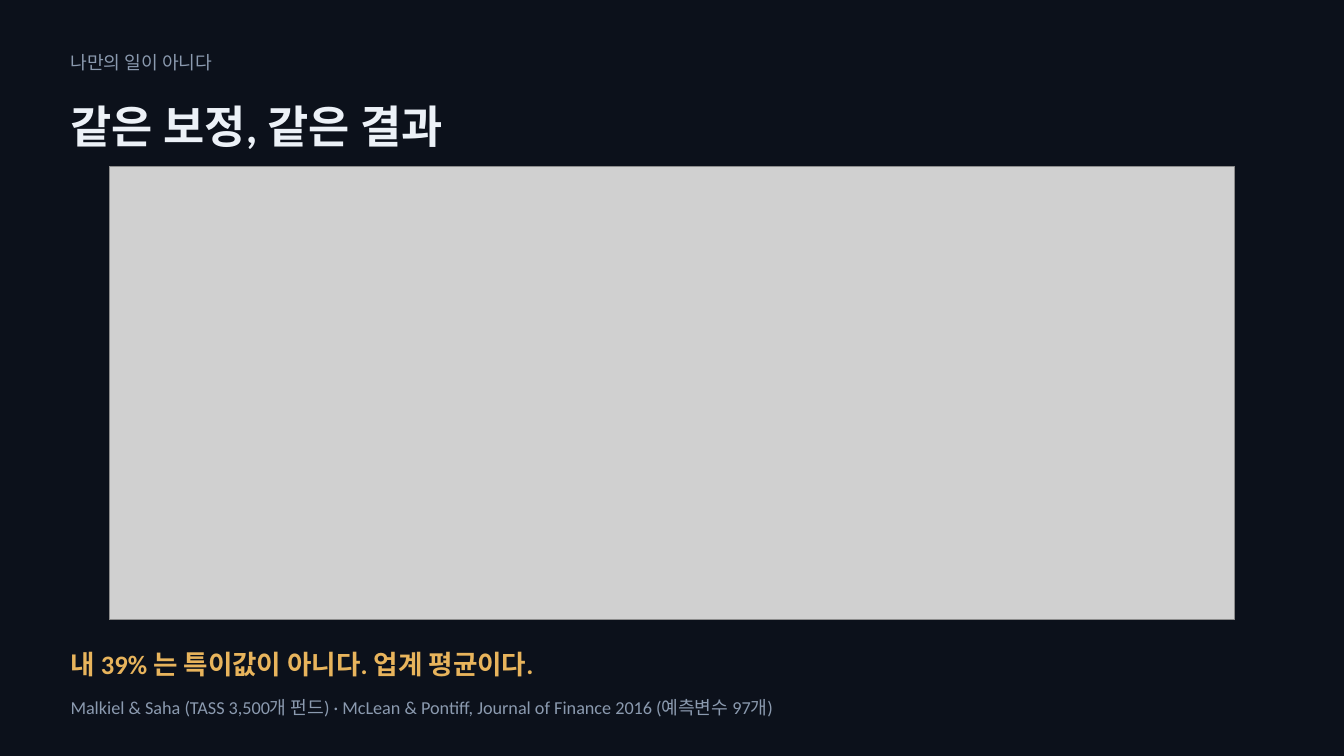
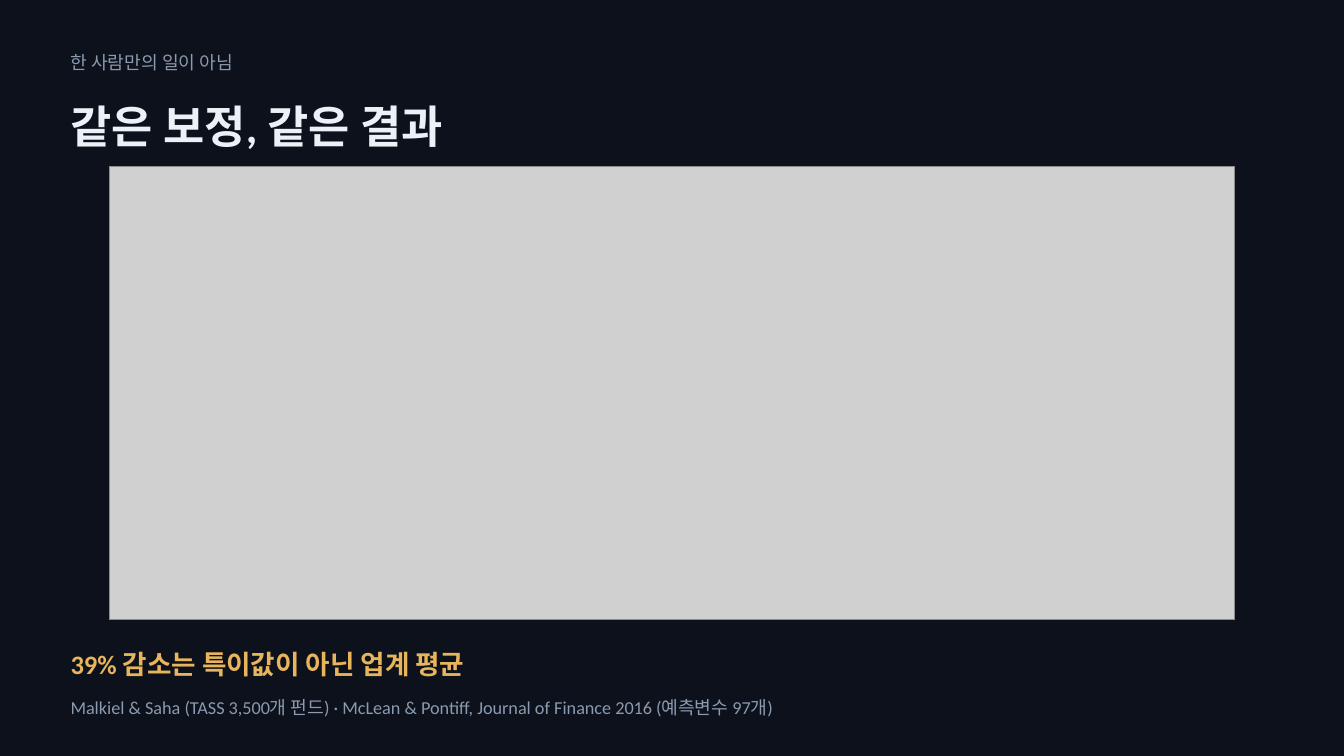
Before and after one commit to SeoDongOk/proof-of-track-record, a slide deck: slide 4 of deck/proof-of-track-record-talk.pptx. Drawn at 1344x756 pixels with LibreOffice and Linux fonts; fonts in the diff are those of the drawing; grey boxes stand for pictures. Boxes give left, top, right and bottom in pixels: in the first picture for what was removed or moved away, otherwise in the second. Text is boxed around its words. In the diff, an @@ line names an element or a change of style, - is before the commit and + after.

```diff
--- a/deck/proof-of-track-record-talk.pptx
+++ b/deck/proof-of-track-record-talk.pptx
@@ text at <box>71,54,233,71</box>: text changed @@
-나만의 일이 아니다
+한 사람만의 일이 아님
@@ text at <box>71,651,464,677</box>: text changed @@
-내 39% 는 특이값이 아니다. 업계 평균이다.
+39% 감소는 특이값이 아닌 업계 평균
```
Also in this commit, not shown: 10 other slides changed, 1 slide added, 11 other files.
